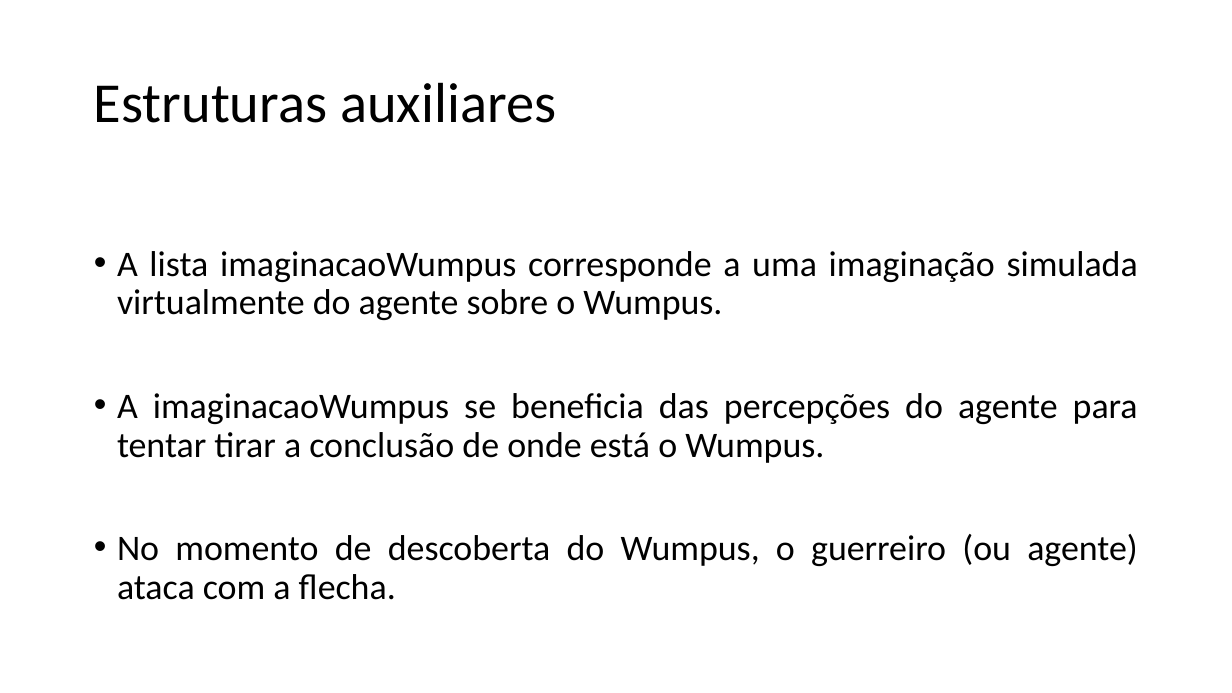
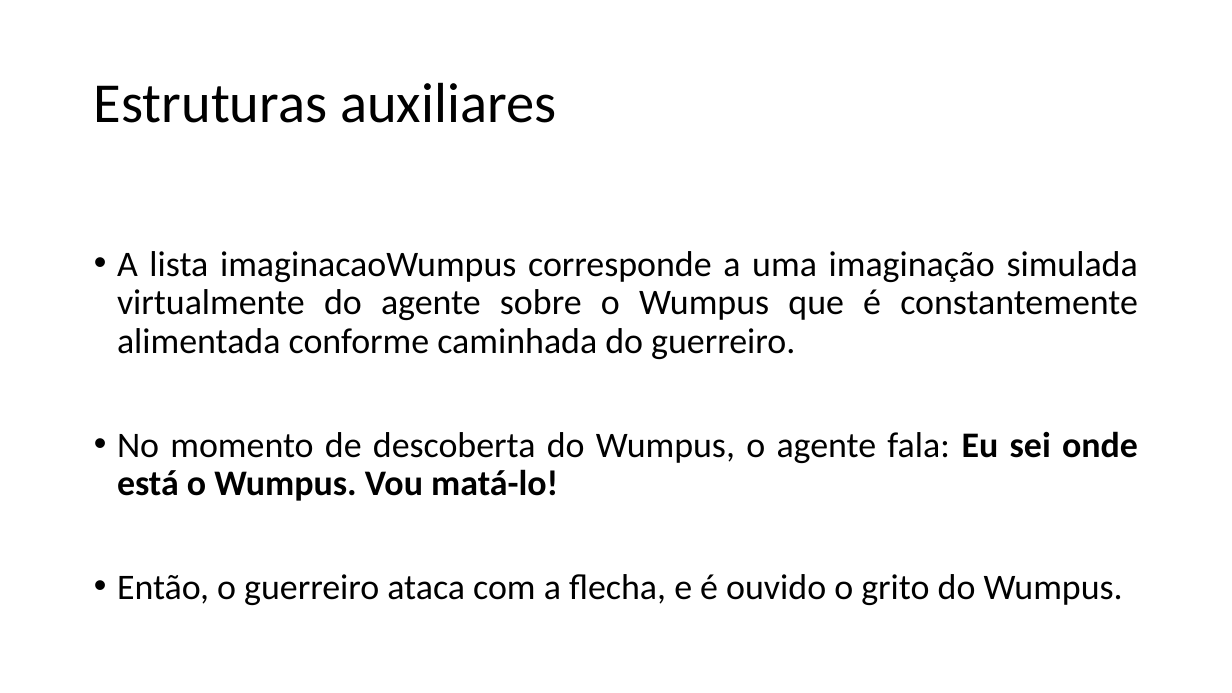
Before and after one commit to rodrigocarlos2/AgenteInteligente, a slide deck: slide 16 of Mundo do Wumpus.pptx (slide 15 before the commit). Drawn at 1232x693 pixels with LibreOffice and Linux fonts; fonts in the diff are those of the drawing. Boxes give left, top, right and bottom in pixels: in the first picture for what was removed or moved away, otherwise in the second. Text is boxed around its words. In the diff, an @@ line names an element or a change of style, - is before the commit and + after.

```diff
--- a/Mundo do Wumpus.pptx
+++ b/Mundo do Wumpus.pptx
@@ text at box(117, 251, 1138, 605): text changed @@
-• A lista imaginacaoWumpus corresponde a uma imaginação simulada virtualmente do agente sobre o Wumpus.
-• A imaginacaoWumpus se beneficia das percepções do agente para tentar tirar a conclusão de onde está o Wumpus.
-• No momento de descoberta do Wumpus, o guerreiro (ou agente) ataca com a flecha.
+• A lista imaginacaoWumpus corresponde a uma imaginação simulada virtualmente do agente sobre o Wumpus que é constantemente alimentada conforme caminhada do guerreiro.
+• No momento de descoberta do Wumpus, o agente fala: Eu sei onde está o Wumpus. Vou matá-lo!
+• Então, o guerreiro ataca com a flecha, e é ouvido o grito do Wumpus.
```
Also in this commit, not shown: 7 other slides changed, 2 other files.
